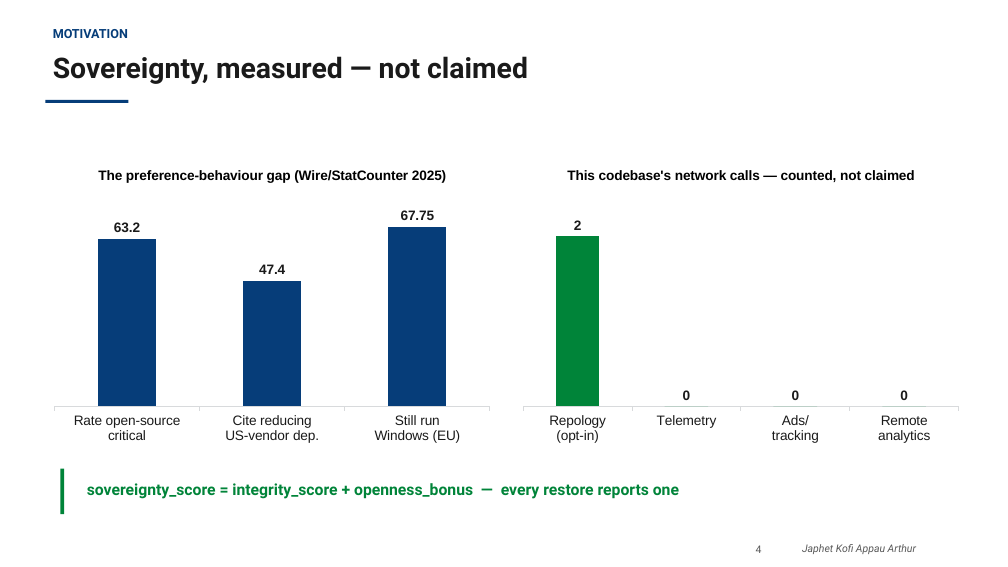
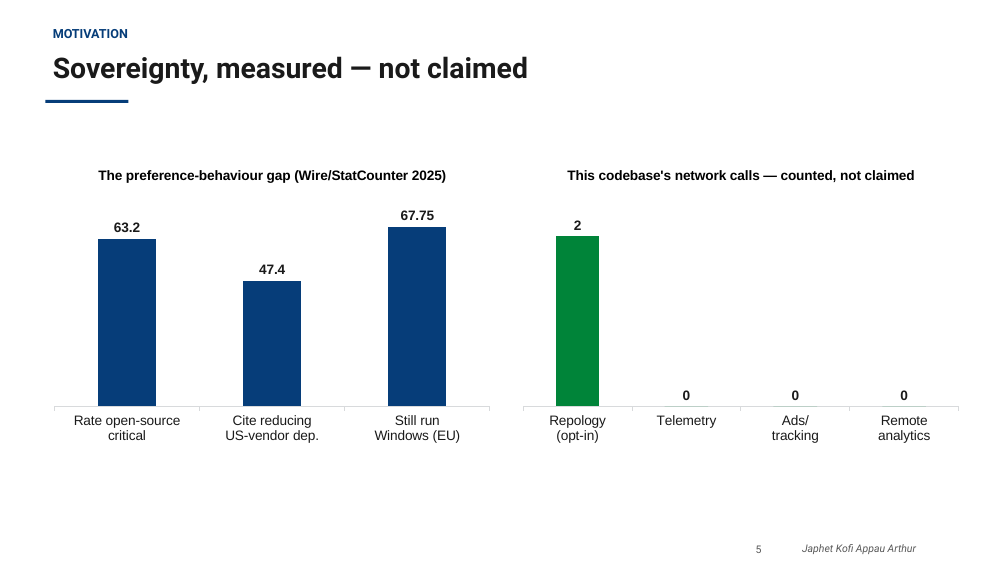
Before and after one commit to PenCoder/full-auto-migration, a slide deck: slide 5 of docs/presentation/Migration_Wizard_Praktikum_Presentation.pptx (slide 4 before the commit). Drawn at 1008x567 pixels with LibreOffice and Linux fonts; fonts in the diff are those of the drawing; background and template pictures are left out. Boxes give left, top, right and bottom in pixels: in the first picture for what was removed or moved away, otherwise in the second. Text is boxed around its words. In the diff, an @@ line names an element or a change of style, - is before the commit and + after.

```diff
--- a/docs/presentation/Migration_Wizard_Praktikum_Presentation.pptx
+++ b/docs/presentation/Migration_Wizard_Praktikum_Presentation.pptx
@@ rectangle removed at (x1=60, y1=469, x2=64, y2=514) @@
@@ text removed at (x1=87, y1=483, x2=679, y2=499) @@
-sovereignty_score = integrity_score + openness_bonus — every restore reports one
@@ page number at (x1=756, y1=545, x2=762, y2=553): text changed @@
-4
+5
```
Also in this commit, not shown: 3 other slides changed, 1 slide added.
